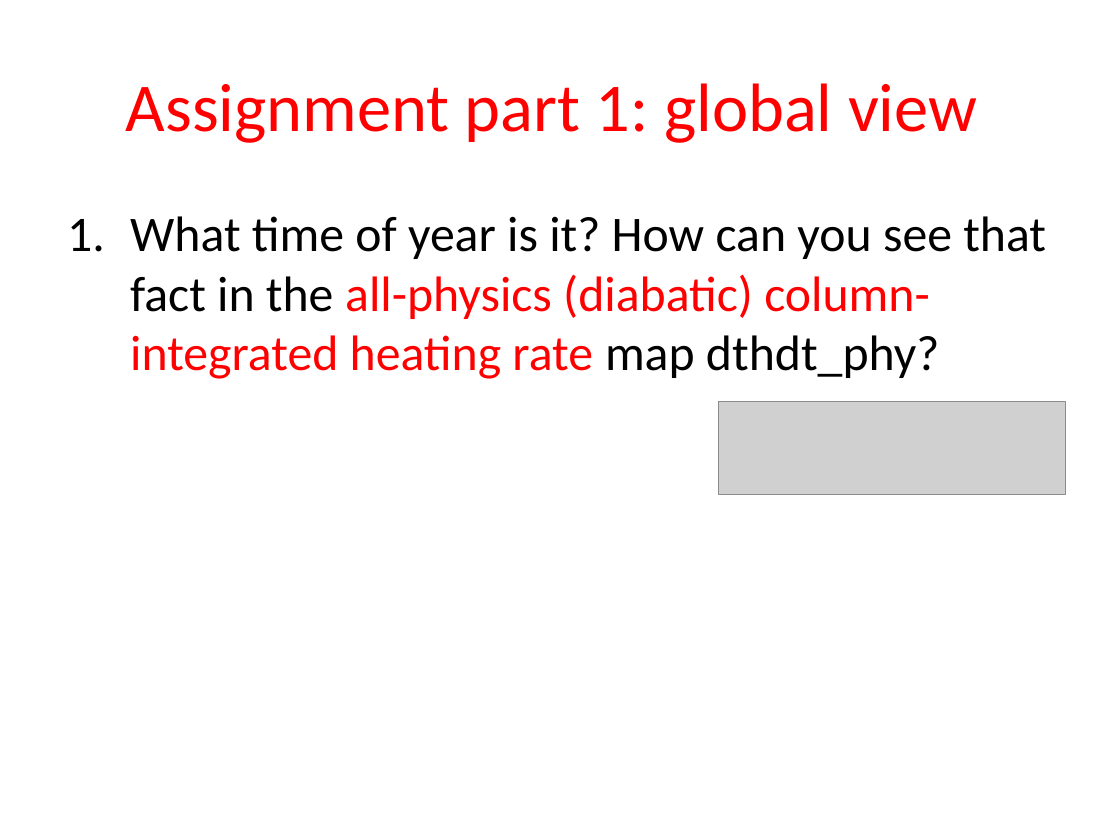
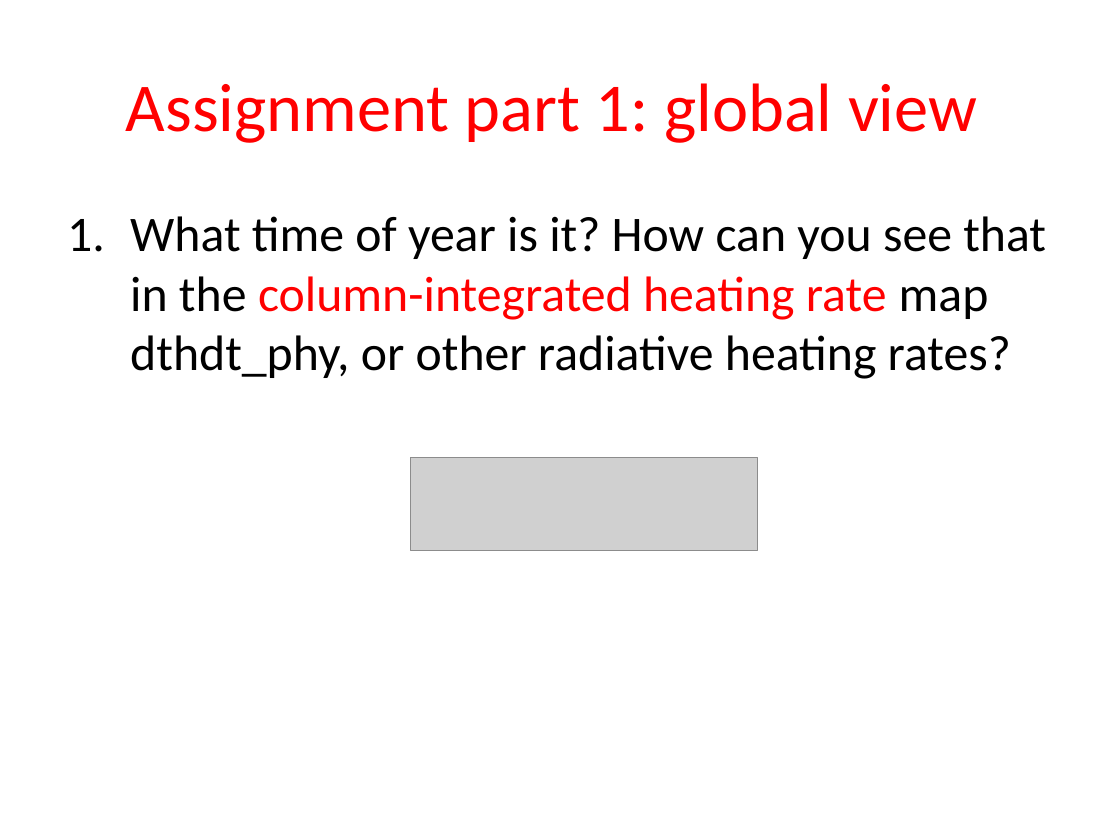
Before and after one commit to weiming9115/ATM651_IntroAtmDynamics, a slide deck: slide 7 of Unit2-WHch7/PV_budget_heatingrates_spinupconcept.pptx (slide 10 before the commit). Drawn at 1120x840 pixels with LibreOffice and Linux fonts; fonts in the diff are those of the drawing; grey boxes stand for pictures. Boxes give left, top, right and bottom in pixels: in the first picture for what was removed or moved away, otherwise in the second. Text is boxed around its words. In the diff, an @@ line names an element or a change of style, - is before the commit and + after.

Commit message:
updated assignment ppt

```diff
--- a/Unit2-WHch7/PV_budget_heatingrates_spinupconcept.pptx
+++ b/Unit2-WHch7/PV_budget_heatingrates_spinupconcept.pptx
@@ text at bbox=[130, 216, 1046, 379]: text changed @@
-1. What time of year is it? How can you see that fact in the all-physics (diabatic) column-integrated heating rate map dthdt_phy?
+1. What time of year is it? How can you see that in the column-integrated heating rate map dthdt_phy, or other radiative heating rates?
@@ picture: place and size @@
-picture at bbox=[719, 401, 1066, 494]
+picture at bbox=[411, 457, 758, 550]
```
Also in this commit, not shown: 9 other slides changed, 9 slides added, 4 slides removed.
